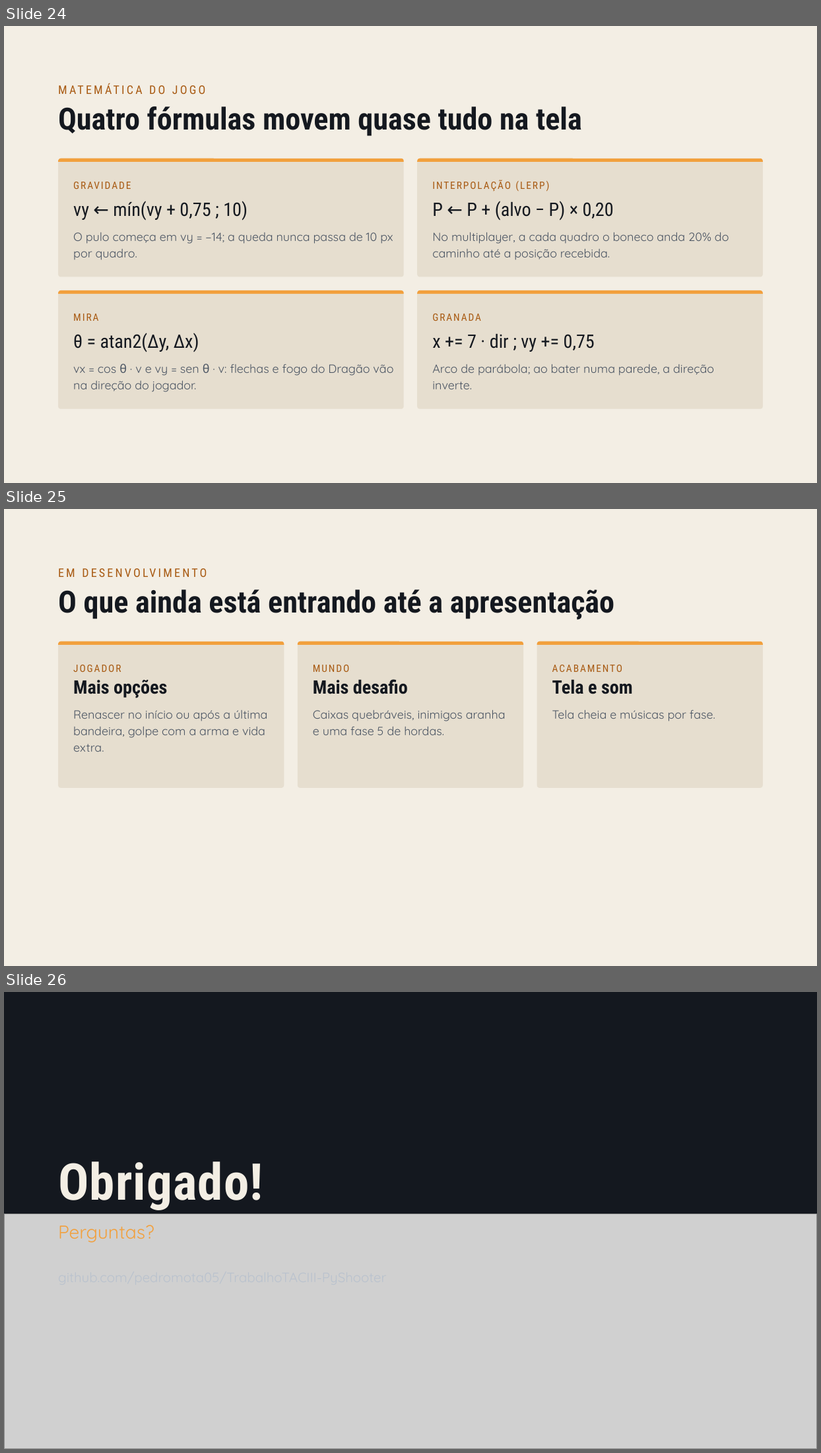
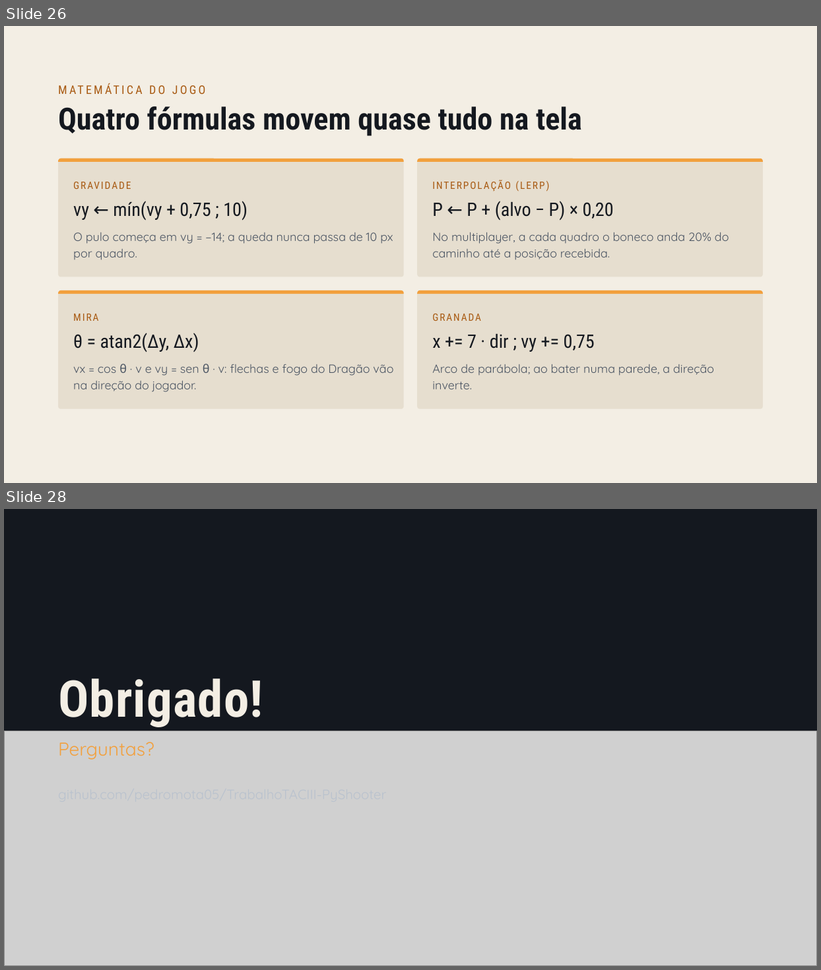
Before and after one commit to pedromota05/TrabalhoTACIII-PyShooter, a slide deck: docs/apresentacao/2026-11-22_slides-pyshooter_v3.pptx. Shown one above the other, each under a label of ours: slides 24, 25 and 26 before the commit, slides 26 and 28 after it; the slides between them are not shown. The pictures are 821x1453 and 821x970 pixels, drawn with LibreOffice and Linux fonts; fonts in the diff are those of the drawing; grey boxes stand for pictures. Boxes give left, top, right and bottom in pixels: in the first picture for what was removed or moved away, otherwise in the second. Text is boxed around its words. In the diff, an @@ line names an element or a change of style, - is before the commit and + after.

Commit message:
docs: GDD, slides v3 e guia de estudo com golpe, caixas, aranhas, hordas, tela cheia e músicas

```diff
--- a/docs/apresentacao/2026-11-22_slides-pyshooter_v3.pptx
+++ b/docs/apresentacao/2026-11-22_slides-pyshooter_v3.pptx
@@ slide 25 removed at bbox=[4, 509, 817, 966], background #F3EEE4 @@
@@ text removed at bbox=[58, 563, 784, 582] @@
-EM DESENVOLVIMENTO
@@ title removed at bbox=[58, 590, 614, 620] @@
-O que ainda está entrando até a apresentação
@@ rounded rectangle removed at bbox=[58, 642, 284, 788] @@
@@ freeform shape removed at bbox=[58, 642, 284, 788] @@
@@ rounded rectangle removed at bbox=[298, 642, 523, 788] @@
@@ freeform shape removed at bbox=[298, 642, 523, 788] @@
@@ rounded rectangle removed at bbox=[537, 642, 763, 788] @@
@@ freeform shape removed at bbox=[537, 642, 763, 788] @@
@@ text removed at bbox=[73, 665, 121, 672] @@
-JOGADOR
@@ text removed at bbox=[313, 665, 349, 672] @@
-MUNDO
@@ text removed at bbox=[552, 665, 623, 672] @@
-ACABAMENTO
@@ text removed at bbox=[73, 680, 167, 698] @@
-Mais opções
@@ text removed at bbox=[313, 679, 408, 694] @@
-Mais desafio
@@ text removed at bbox=[552, 680, 633, 694] @@
-Tela e som
@@ text removed at bbox=[73, 710, 267, 752] @@
-Renascer no início ou após a última bandeira, golpe com a arma e vida extra.
@@ text removed at bbox=[313, 710, 506, 735] @@
-Caixas quebráveis, inimigos aranha e uma fase 5 de hordas.
@@ text removed at bbox=[552, 710, 715, 722] @@
-Tela cheia e músicas por fase.
@@ what was slide 24 is now slide 26 @@
@@ what was slide 26 is now slide 28 @@
```
Also in this commit, not shown: 3 slides changed, 3 slides added, 12 other files.
